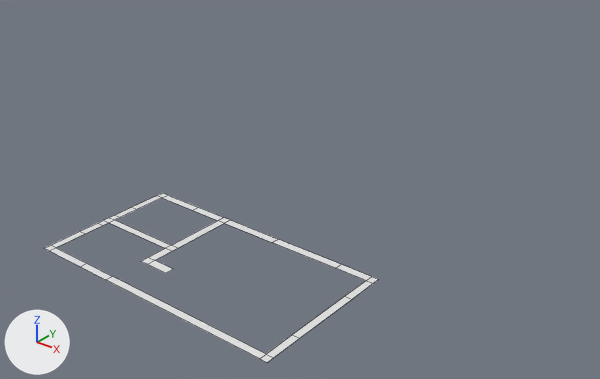
The Blender file blender/klotzHouse/klotzHouse.blend, before and after one commit.
Camera for both pictures: a 50 mm lens placed at (13.04, -4.1, 8.74), pointed at (2.07, 9.61, 0.24). The lights are fixed; the arrows at lower left show +X, +Y and +Z. Mesh edges are drawn as thin lines.

Before the edit, the objects in view are built like this:
```python
me_plane = bpy.data.meshes.new('Plane')
me_plane.from_pydata(...)  # 56 vertices, 29 faces; spans x -6.17..0.01, y -0.05..3.33, z 0.0
ob_plane = bpy.data.objects.new('Plane', me_plane)
ob_plane.location = (5.49, 4.47, 0.0)
```
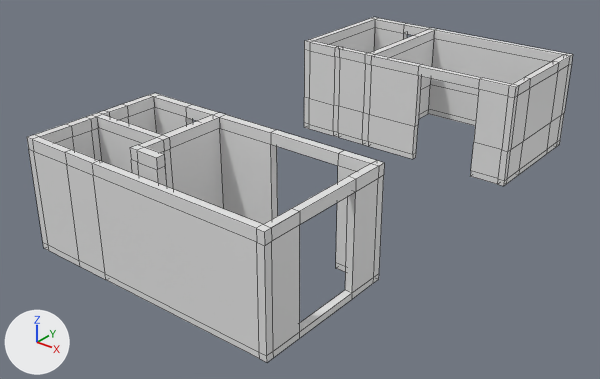
Commit message: kH: moved forward modeling

Edits to the bpy script that builds the scene:
```text
Change me_plane:
    used by ob_plane; location = (5.49, 4.47, 0.0)
    remove me_plane.from_pydata(...)  # 56 vertices, 29 faces; spans x -6.17..0.01, y -0.05..3.33, z 0.0
    add me_plane.from_pydata(...)  # 414 vertices, 422 faces; spans x -6.17..0.01, y -0.05..12.11, z 0.0..2.51
    me_plane part 1: a new loose piece of 190 vertices spanning x -6.17..0.01, y 8.77..12.11, z 0.0..2.51
    me_plane part 2
    29 faces are deleted
    56 new vertices lie (0.0, 0.0, 0.14) away from vertices in x -6.17..0.01, y -0.05..3.33, z 0.0
    56 new vertices lie (0.0, 0.0, 2.12) away from vertices in x -6.17..0.01, y -0.05..3.33, z 0.14
    56 new vertices lie (0.0, 0.0, 0.25) away from vertices in x -6.17..0.01, y -0.05..3.33, z 2.26
    228 new faces join them
```

Where the change shows, as pixel boxes (x1, y1, x2, y2) in the pictures (600 x 379 px):
'Plane', reshaped (64% wider, 104% taller): before (45, 193, 378, 362); after (27, 17, 573, 362)
part 1 of me_plane, added: after (304, 17, 573, 186)
part 2 of me_plane, built on: before (45, 193, 378, 362); after (27, 93, 384, 362)
